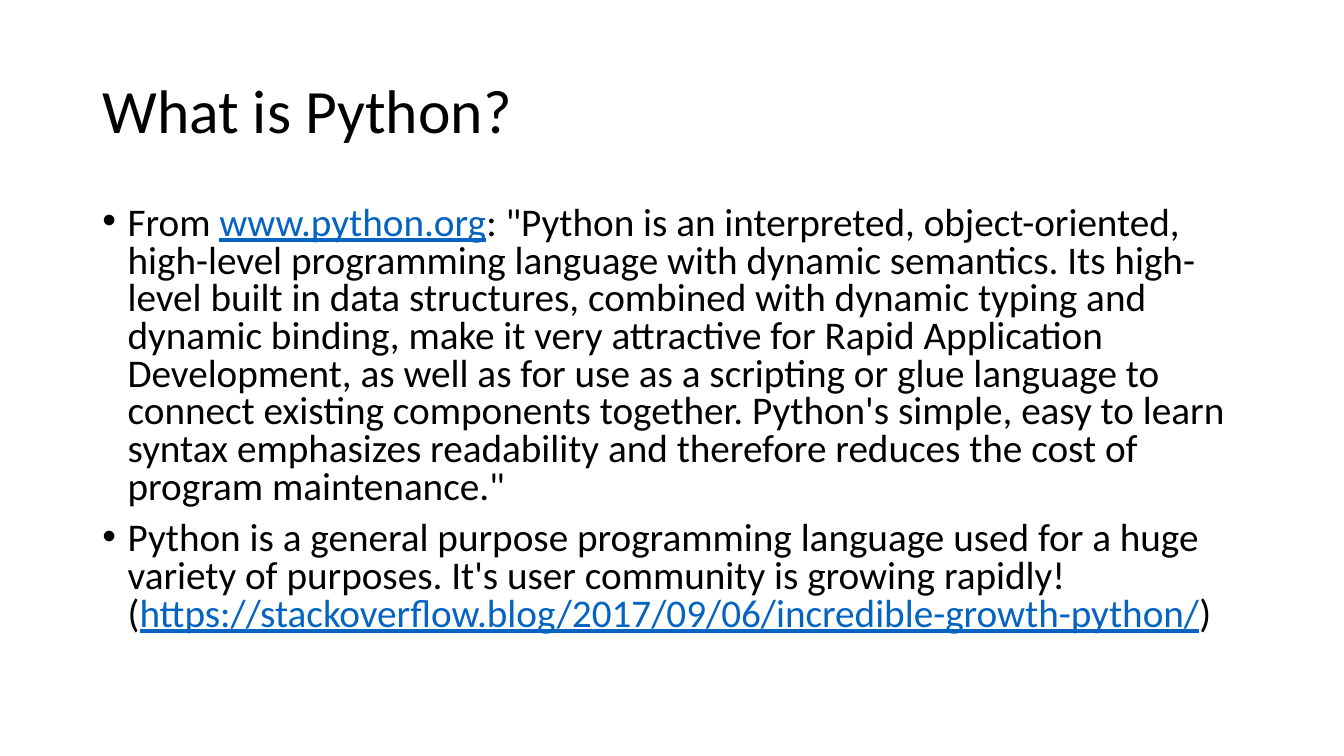
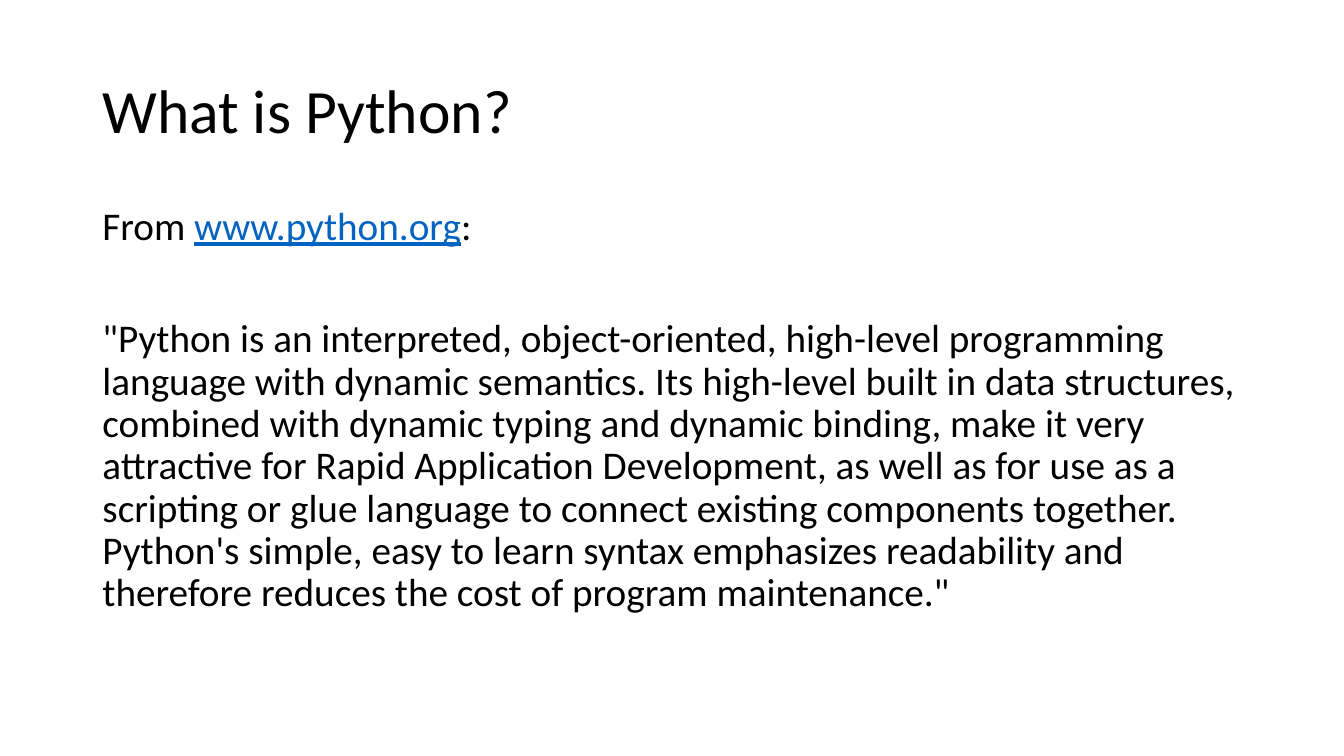
Before and after one commit to moravveji/python_intro_training, a slide deck: slide 35 of slides-pptx/01-Python_intro_overview.pptx (slide 34 before the commit). Drawn at 1344x756 pixels with LibreOffice and Linux fonts; fonts in the diff are those of the drawing. Boxes give left, top, right and bottom in pixels: in the first picture for what was removed or moved away, otherwise in the second. Text is boxed around its words. In the diff, an @@ line names an element or a change of style, - is before the commit and + after.

```diff
--- a/slides-pptx/01-Python_intro_overview.pptx
+++ b/slides-pptx/01-Python_intro_overview.pptx
@@ text at (x1=102, y1=212, x2=1234, y2=613): text changed @@
-• From www.python.org: "Python is an interpreted, object-oriented, high-level programming language with dynamic semantics. Its high-level built in data structures, combined with dynamic typing and dynamic binding, make it very attractive for Rapid Application Development, as well as for use as a scripting or glue language to connect existing components together. Python's simple, easy to learn syntax emphasizes readability and therefore reduces the cost of program maintenance."
-• Python is a general purpose programming language used for a huge variety of purposes. It's user community is growing rapidly! (https://stackoverflow.blog/2017/09/06/incredible-growth-python/)
+From www.python.org:
+"Python is an interpreted, object-oriented, high-level programming language with dynamic semantics. Its high-level built in data structures, combined with dynamic typing and dynamic binding, make it very attractive for Rapid Application Development, as well as for use as a scripting or glue language to connect existing components together. Python's simple, easy to learn syntax emphasizes readability and therefore reduces the cost of program maintenance."
```
Also in this commit, not shown: 12 other slides changed, 1 slide added, 14 other files.
